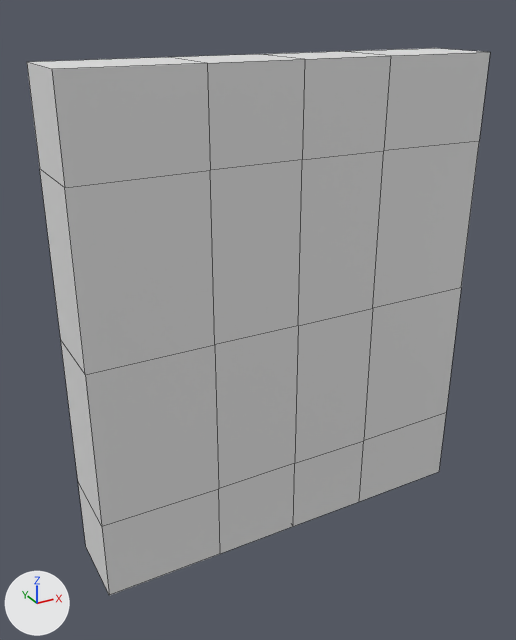
An edit to the FBX model Assets/Dimond_short.fbx, drawn before and after from the same camera.
Camera for both pictures: a 50 mm lens placed at (-10.46, -10.21, 10.02), pointed at (-4.36, 0.88, 4.48). Arrows for +X, +Y and +Z are at lower left; the lights stay in place. Mesh edges are drawn as thin lines.
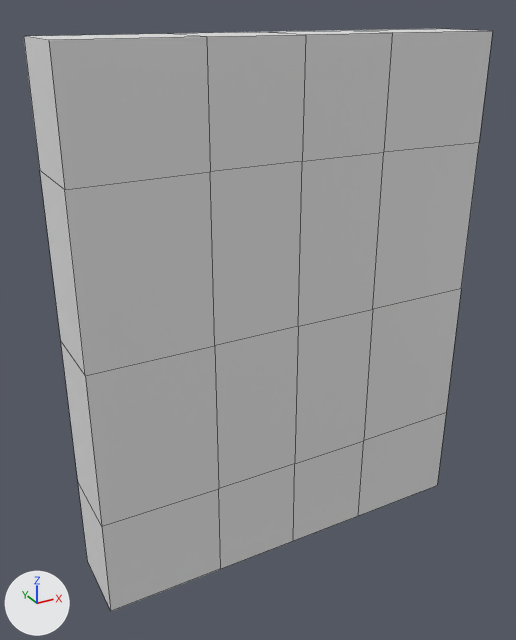
What differs and where, as boxes (x1, y1, x2, y2) in the pictures (516 x 640 px; the box of a moved part takes in the faces that stretch with it):
```json
{"object": "Cylinder.007", "change": "reshaped, rescaled", "before": [27, 48, 490, 595], "after": [24, 29, 493, 611], "on screen": "6% taller"}
{"part": 1, "of": "me_cylinder_006", "change": "moved or reshaped", "before": [78, 413, 446, 595], "after": [78, 413, 446, 611]}
{"part": 2, "of": "me_cylinder_006", "change": "moved or reshaped", "before": [27, 48, 490, 188], "after": [24, 29, 493, 189]}
```

Scene script edits in JSON lines:
```json
{"block": "me_cylinder_006", "where": "me_cylinder_006.from_pydata(...)  # 69 vertices, 64 faces; spans x -2.65..0.0, y 0.0..2.34, z 0.0..0.41"}
{"block": "me_cylinder_006", "where": "# used by ob_cylinder_007; location = (0.0, 0.0, 0.0); rotation_euler = (-1.571, 1.571, 0.0), in degrees (-90, 90, 0); scale = (3.48, 3.41, 3.7)"}
{"block": "me_cylinder_006", "change": "me_cylinder_006 part 1: all 10 vertices in x 0.0, y 0.0..2.34, z 0.0..0.41 are moved by (0.11, 0.0, 0.0)"}
{"block": "me_cylinder_006", "change": "me_cylinder_006 part 2: all 10 vertices in x -2.65, y 0.0..2.34, z 0.0..0.41 are moved by (-0.11, 0.0, 0.0)"}
{"op": "set", "path": "ob_cylinder_007.scale", "old": "(3.48, 3.41, 3.7)", "new": "(3.47, 3.41, 3.7)"}
```
